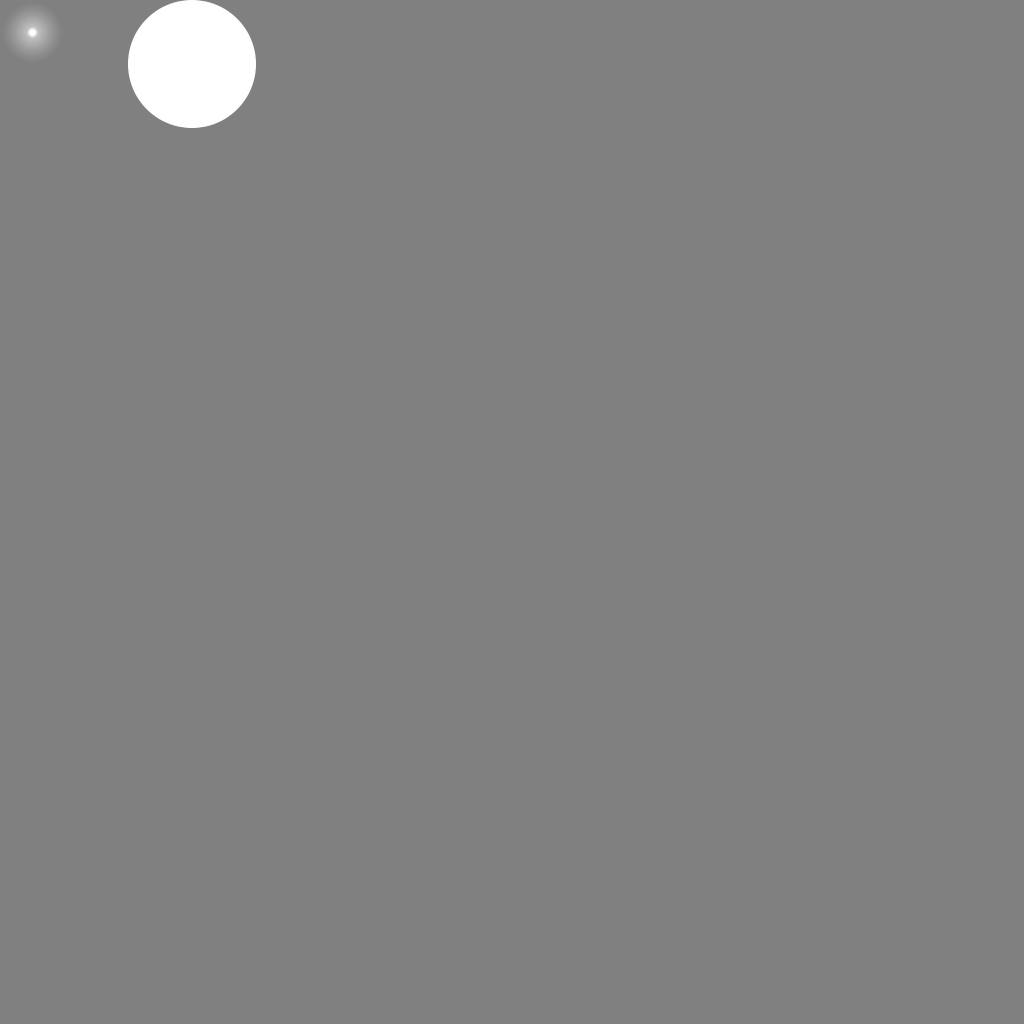
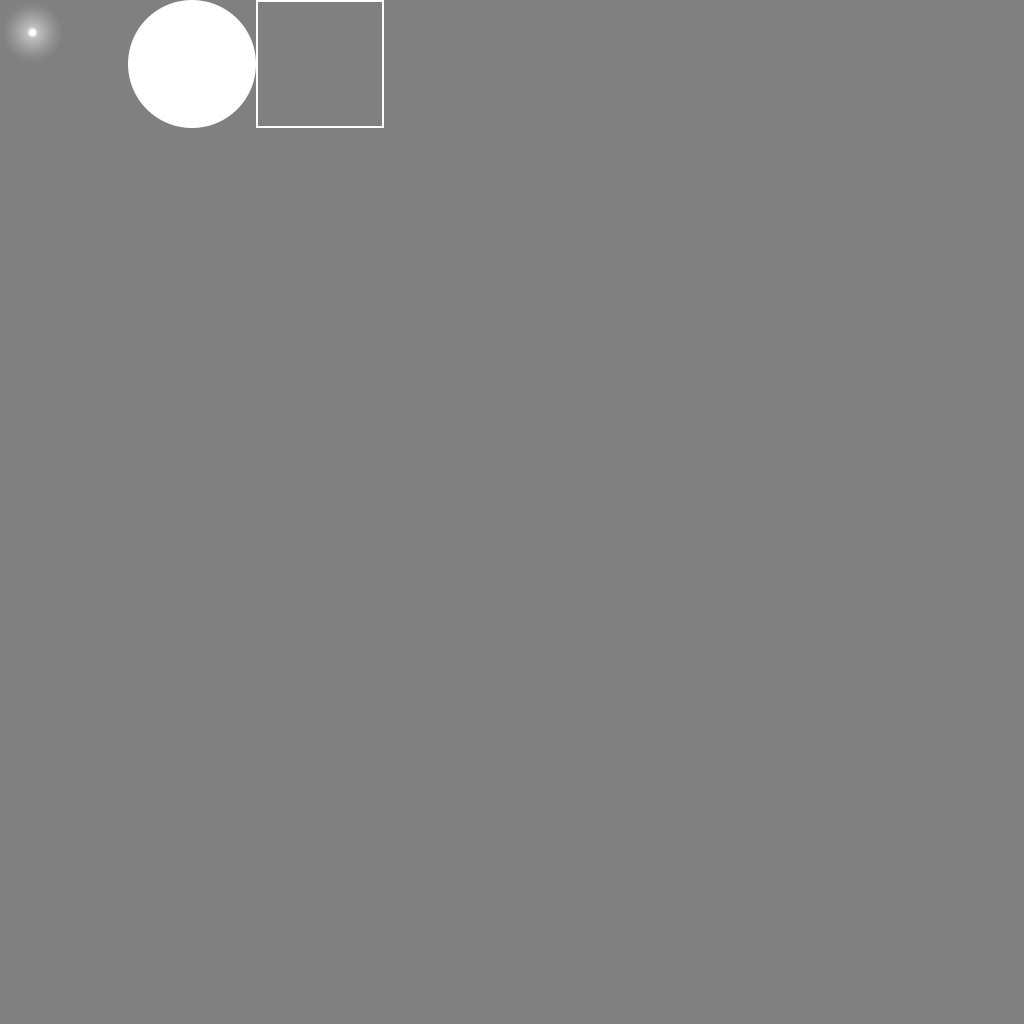
The second 1024×1024 image is a revision of the first. Changes to its layers:
added layer "Layer 2" above "Ellipse 1" over <box>256,0,384,128</box>
